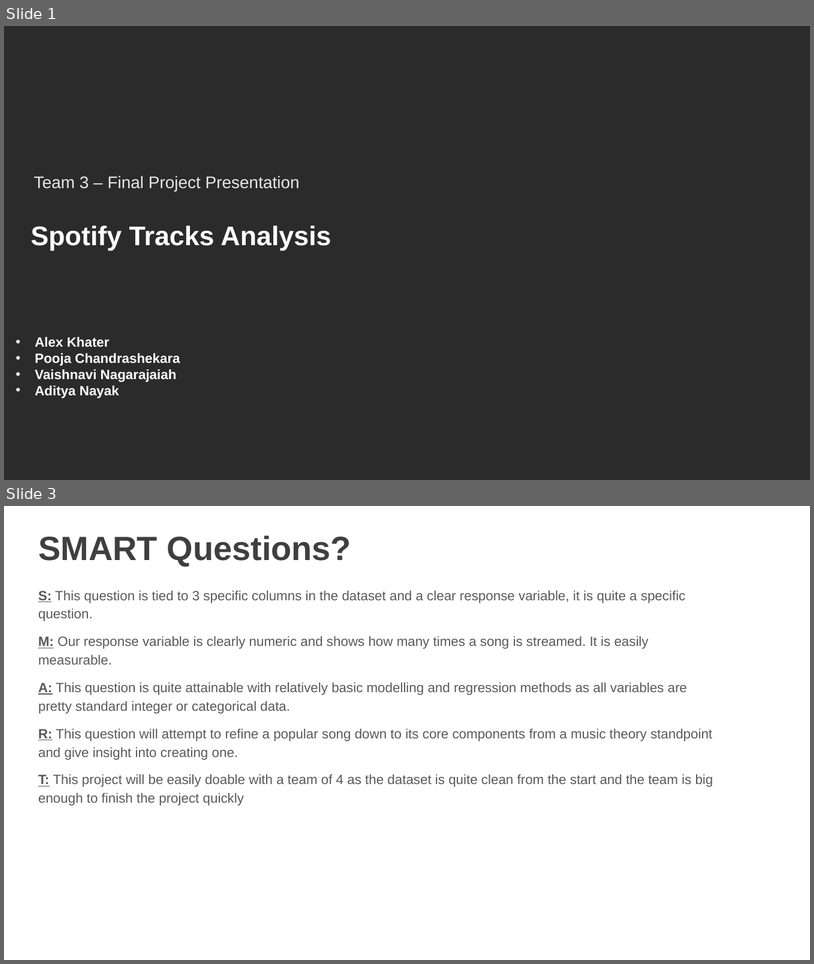
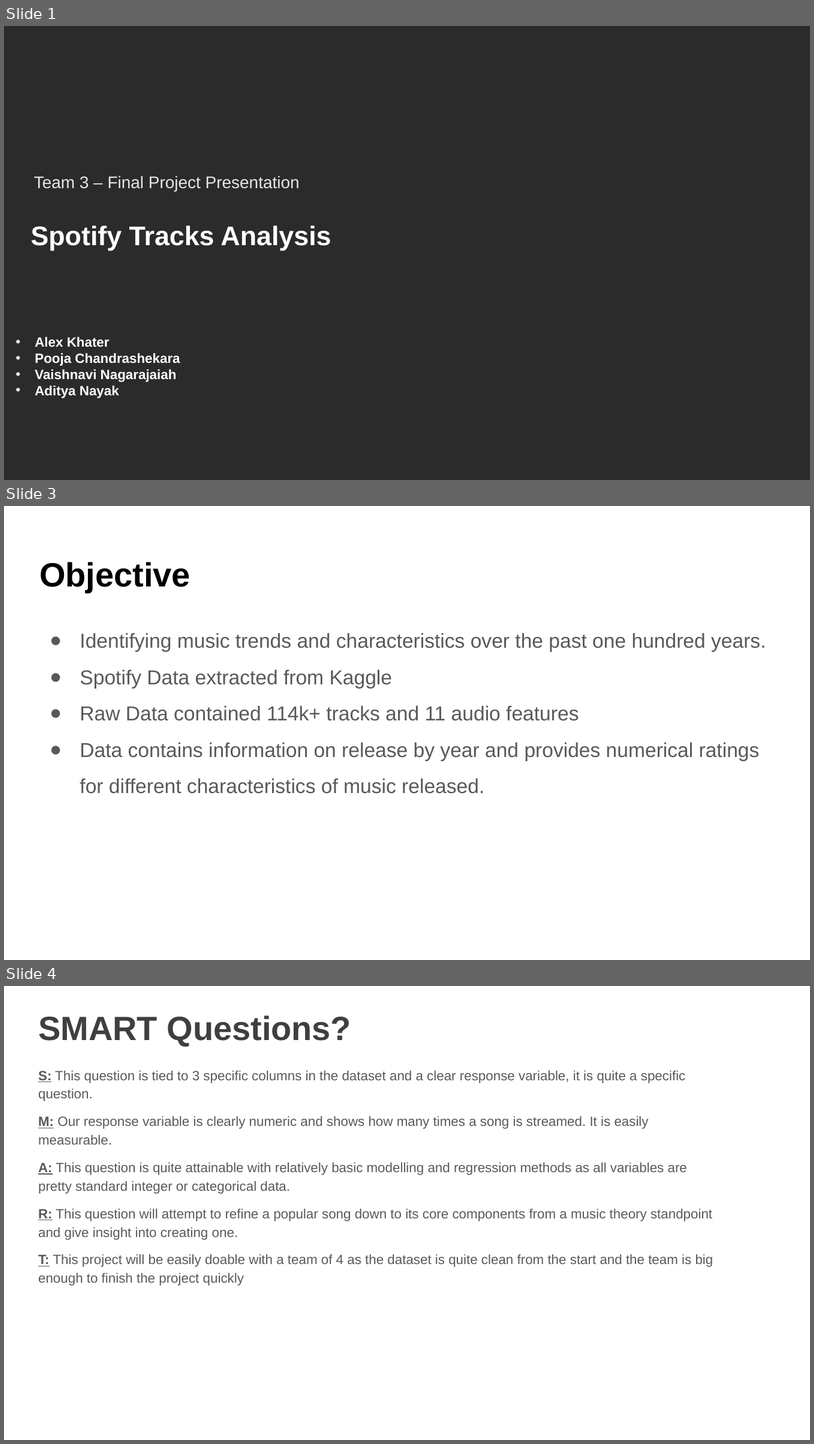
Before and after one commit to awinkhater/DATS6103T3, a slide deck: Team 3 – Final Project Presentation.pptx. Shown one above the other, each under a label of ours: slides 1 and 3 before the commit, slides 1, 3 and 4 after it; the slides between them are not shown. The pictures are 814x964 and 814x1444 pixels, drawn with LibreOffice and Linux fonts; fonts in the diff are those of the drawing; background and template pictures are left out; a plain dark background stands for a picture behind light text. Boxes give left, top, right and bottom in pixels: in the first picture for what was removed or moved away, otherwise in the second. Text is boxed around its words. In the diff, an @@ line names an element or a change of style, - is before the commit and + after.

```diff
--- a/Team 3 – Final Project Presentation.pptx
+++ b/Team 3 – Final Project Presentation.pptx
@@ slide 3 added at (4,506,810,960), background #FFFFFF @@
@@ title added at (39,562,191,592), 30 pt, text #000000, bold @@
+Objective
@@ text added at (80,633,766,793), 18 pt, text #595959 @@
+● Identifying music trends and characteristics over the past one hundred years.
+● Spotify Data extracted from Kaggle
+● Raw Data contained 114k+ tracks and 11 audio features
+● Data contains information on release by year and provides numerical ratings for different characteristics of music released.
@@ what was slide 3 is now slide 4 @@
```
Also in this commit, not shown: 1 slide changed, 3 other slides added, 2 slides removed.
